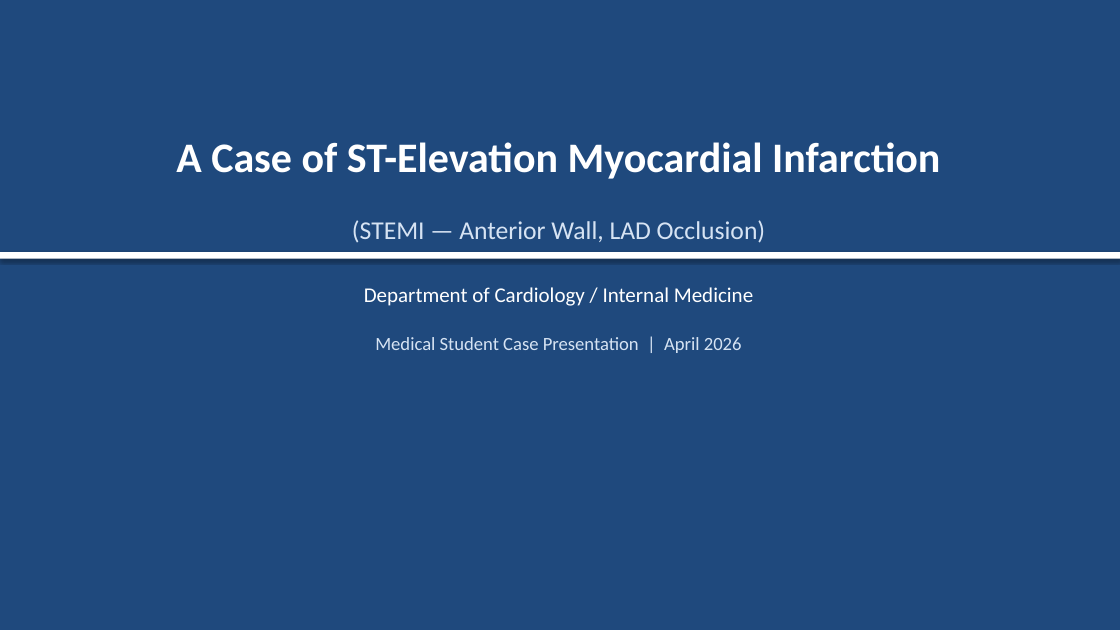
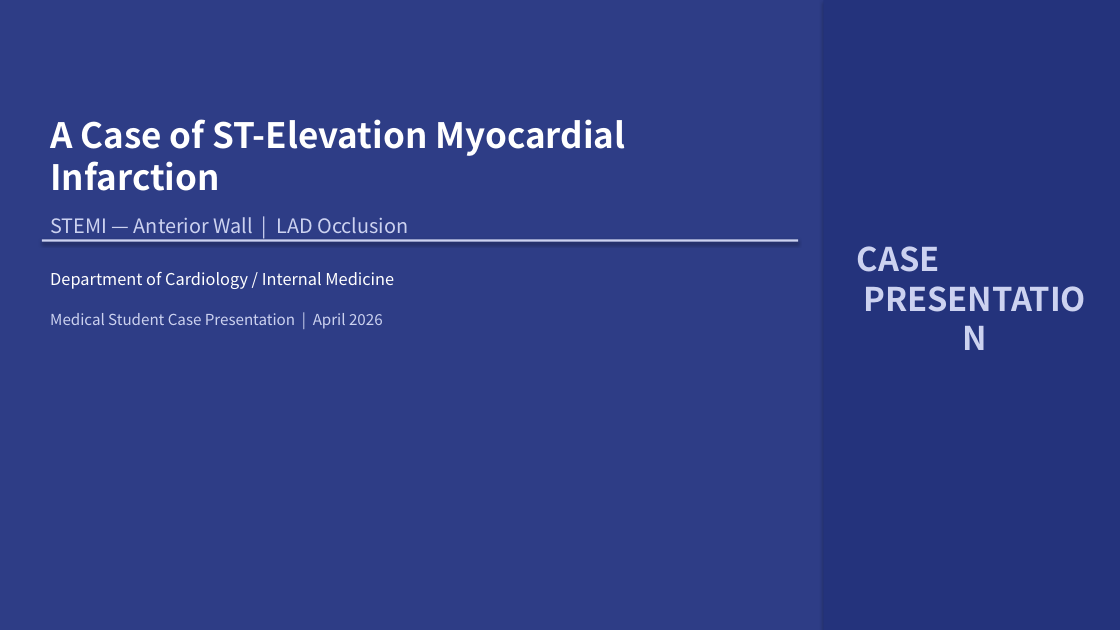
Before and after one commit to p16791918-lab/endo, a slide deck: slide 1 of case_MI.pptx. Drawn at 1120x630 pixels with LibreOffice and Linux fonts; fonts in the diff are those of the drawing. Boxes give left, top, right and bottom in pixels: in the first picture for what was removed or moved away, otherwise in the second. Text is boxed around its words. In the diff, an @@ line names an element or a change of style, - is before the commit and + after.

```diff
--- a/case_MI.pptx
+++ b/case_MI.pptx
@@ rectangle at (0,0,1120,630): fill #1F497D to #2E3D86 @@
@@ rectangle added at (823,0,1120,630), fill #24337C @@
@@ text "A Case of ST-Elevation Myocardial ...": place and size @@
-text "A Case of ST-Elevation Myocardial ..." at (176,142,940,179)
+text "A Case of ST-Elevation Myocardial ..." at (50,119,626,191)
@@ text "A Case of ST-Elevation Myocardial ..." at (50,119,626,191): size 36 to 30 pt, font Calibri to Noto Sans CJK KR; alignment centre to left @@
@@ rectangle added at (42,239,798,242), fill #CCD2F0 @@
@@ text at (50,217,408,240): text changed; size 22 to 17 pt; font Calibri to Noto Sans CJK KR; text colour #D6E3F3 to #CCD2F0 @@
-(STEMI — Anterior Wall, LAD Occlusion)
+STEMI — Anterior Wall | LAD Occlusion
@@ rectangle removed at (0,252,1120,259) @@
@@ text "Department of Cardiology / Internal ...": place and size @@
-text "Department of Cardiology / Internal ..." at (364,287,753,306)
+text "Department of Cardiology / Internal ..." at (50,272,394,289)
@@ text "Department of Cardiology / Internal ..." at (50,272,394,289): size 18 to 14 pt, font Calibri to Noto Sans CJK KR; alignment centre to left @@
@@ text added at (857,246,940,272), 28 pt, text #CCD2F0, bold @@
+CASE
+PRESENTATION
@@ text "Medical Student Case Presentation | ...": place and size @@
-text "Medical Student Case Presentation | ..." at (375,337,742,353)
+text "Medical Student Case Presentation | ..." at (50,313,383,329)
@@ text "Medical Student Case Presentation | ..." at (50,313,383,329): size 16 to 13 pt, font Calibri to Noto Sans CJK KR, text colour #D6E3F3 to #CCD2F0; alignment centre to left @@
```
Also in this commit, not shown: 11 other slides changed, 1 other file.
